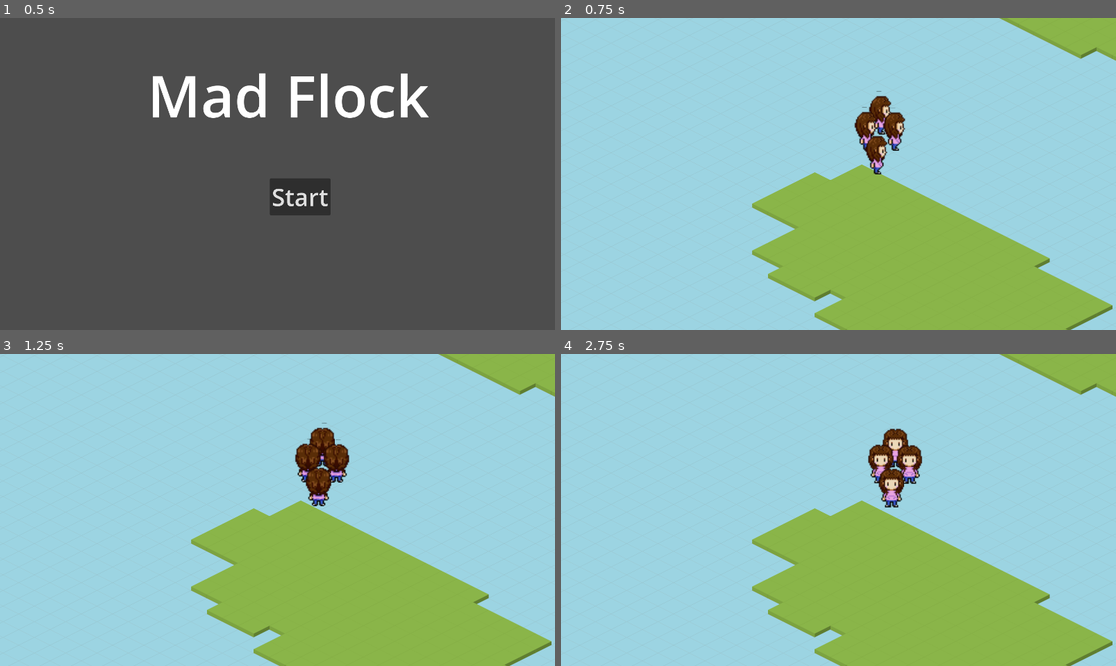
Above: before the commit, frames 1-4 (two rows, left to right).
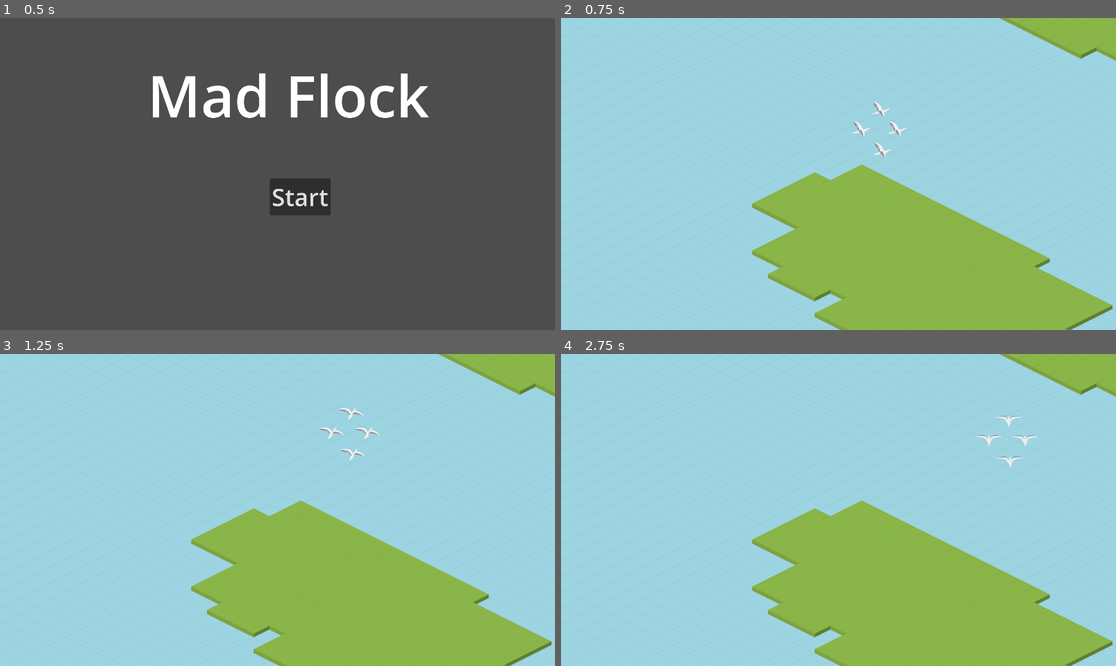
Above: after the commit, the same moments.

Repository: namatoj/nordicgamejam2024_seagull
Game: Godot game, scene res://scenes/title_screen.tscn
Two runs of this game, one before a commit and one after it. Both use one fixed random seed, a clock stepped at 60 frames per second and the inputs below.
Inputs (mouse positions are in pixels of both pictures, inside the frame that each line leads up to):
- Up to frame 1 (0.5 s): no input
- Up to frame 2 (0.75 s): click "Start" at 0.5 s
- Up to frame 3 (1.25 s): no input
- Up to frame 4 (2.75 s): move the mouse to (960, 494) at 1.27 s; move the mouse to (727, 525) at 2.02 s

Frame 1 is identical in both runs. In frame 2, 1.3% of the frame differs, in the area x 52-63%, y 23-51%; in frame 3, 1.7%; in frame 4, 1.8%, in the area x 55-86%, y 19-50%.

Commit message:
automatic_animations

Diff:
--- a/entities/AnimationManager.gd
+++ b/entities/AnimationManager.gd
@@ -1,27 +1,28 @@
 class_name AnimationManager
 extends Node2D
 
-@onready var sprite: AnimatedSprite2D = $AnimatedSprite2D
+@onready var animated_sprite: AnimatedSprite2D = $AnimatedSprite2D
 
 @export var sprite_name: String = "zeppelin"
 
 
-# func _ready():
-# 	var sprite_frames = SpriteFrames.new()
-# 	for n in range(8):
-# 		var dir = str(n)
-# 		var sprite = load("res://art/" + sprite_name + "/" + sprite_name + "_" + dir + ".png")
-# 		sprite_frames.add_animation(dir)
-# 		sprite_frames.add_frame(dir, sprite, 1)
+func _ready():
+	var sprite_frames = SpriteFrames.new()
+	for n in range(16):
+		var dir = str(n)
+		var sprite = load("res://art/" + sprite_name + "/" + sprite_name + "_" + dir + ".png")
+		sprite_frames.add_animation(dir)
+		sprite_frames.add_frame(dir, sprite, 1)
+	animated_sprite.frames = sprite_frames
 
 
 
 func look_towards(radians):
 
-	radians = map_radians_to_circle(radians + PI / 8)
+	radians = map_radians_to_circle(radians + PI / 16)
 
-	var direction : float = remap(radians, 0, 2 * PI, 0, 8)
-	sprite.animation = str(floor(direction))
+	var direction : float = remap(radians, 0, 2 * PI, 0, 16)
+	animated_sprite.animation = str(floor(direction))
 
 
 func map_radians_to_circle(angle):
--- a/entities/seagull/player_flock.gd
+++ b/entities/seagull/player_flock.gd
@@ -2,6 +2,7 @@
 
 @onready var seagulls : Node2D = $Seagulls
 @onready var raycast: RayCast2D = $RayCast2D
+@onready var flock_center: Marker2D = $FlockCenter
 
 @export var speed = 400
 @export var rotation_speed = 2
@@ -32,6 +33,20 @@
 	for seagull in seagulls.get_children():
 		seagull.look_towards(rotation_radians)
 
+# func _physics_process(delta):
+# 	for seagull in seagulls.get_children():
+# 		var direction_to_center = (flock_center.position - seagull.position).normalized()
+# 		var distance_to_center = flock_center.position.distance_to(seagull.position)
+
+# 		var speed_to_center = distance_to_center * 0.5 * speed
+
+# 		seagull.velocity = direction_to_center * speed_to_center * delta
+
+# 		# Apply movement using the physics engine
+# 		seagull.move_and_slide()
+
+# 		# Optional: Update the raycast's target position if used for other functionalities
+# 		seagull.raycast.target_position = seagull.velocity
 
 func map_radians_to_circle(angle):
 	return fposmod(angle, 2 * PI)
--- a/entities/seagull/player_flock.tscn
+++ b/entities/seagull/player_flock.tscn
@@ -5,19 +5,21 @@
 
 [node name="Player Flock" type="Node2D"]
 script = ExtResource("1_brghv")
-metadata/_edit_group_ = true
 
 [node name="Seagulls" type="Node2D" parent="."]
 
 [node name="Seagull4" parent="Seagulls" instance=ExtResource("2_ft5c6")]
-position = Vector2(60, -66)
+position = Vector2(14, -79)
 
 [node name="Seagull" parent="Seagulls" instance=ExtResource("2_ft5c6")]
+position = Vector2(-68, 1)
 
 [node name="Seagull2" parent="Seagulls" instance=ExtResource("2_ft5c6")]
-position = Vector2(118, 2)
+position = Vector2(82, 2)
 
 [node name="Seagull3" parent="Seagulls" instance=ExtResource("2_ft5c6")]
-position = Vector2(44, 100)
+position = Vector2(20, 90)
 
 [node name="RayCast2D" type="RayCast2D" parent="."]
+
+[node name="FlockCenter" type="Marker2D" parent="."]
--- a/entities/seagull/seagull.gd
+++ b/entities/seagull/seagull.gd
@@ -1,5 +1,7 @@
 class_name Seagull
-extends Area2D
+extends CharacterBody2D
+
+@onready var raycast: RayCast2D = $RayCast2D
 
 @onready var animation_manager : AnimationManager = $AnimationManager
 
--- a/entities/seagull/seagull.tscn
+++ b/entities/seagull/seagull.tscn
@@ -1,120 +1,23 @@
-[gd_scene load_steps=14 format=3 uid="uid://b4cqwo2ebvhwp"]
+[gd_scene load_steps=4 format=3 uid="uid://b4cqwo2ebvhwp"]
 
 [ext_resource type="Script" path="res://entities/seagull/seagull.gd" id="1_8p7du"]
-[ext_resource type="Texture2D" uid="uid://pbc8wk3ooov5" path="res://entities/seagull/SpriteSheet.png" id="1_nruwx"]
 [ext_resource type="Script" path="res://entities/AnimationManager.gd" id="2_n6gqi"]
 
-[sub_resource type="RectangleShape2D" id="RectangleShape2D_pkv2v"]
+[sub_resource type="CircleShape2D" id="CircleShape2D_b0boa"]
+radius = 50.0
 
-[sub_resource type="AtlasTexture" id="AtlasTexture_bjms5"]
-atlas = ExtResource("1_nruwx")
-region = Rect2(0, 72, 23, 36)
-
-[sub_resource type="AtlasTexture" id="AtlasTexture_0ukhh"]
-atlas = ExtResource("1_nruwx")
-region = Rect2(0, 36, 23, 36)
-
-[sub_resource type="AtlasTexture" id="AtlasTexture_phbt8"]
-atlas = ExtResource("1_nruwx")
-region = Rect2(0, 0, 23, 36)
-
-[sub_resource type="AtlasTexture" id="AtlasTexture_yyfsb"]
-atlas = ExtResource("1_nruwx")
-region = Rect2(0, 252, 23, 36)
-
-[sub_resource type="AtlasTexture" id="AtlasTexture_wtvml"]
-atlas = ExtResource("1_nruwx")
-region = Rect2(0, 216, 23, 36)
-
-[sub_resource type="AtlasTexture" id="AtlasTexture_ab47r"]
-atlas = ExtResource("1_nruwx")
-region = Rect2(0, 180, 23, 36)
-
-[sub_resource type="AtlasTexture" id="AtlasTexture_qry0s"]
-atlas = ExtResource("1_nruwx")
-region = Rect2(0, 144, 23, 36)
-
-[sub_resource type="AtlasTexture" id="AtlasTexture_0q4pq"]
-atlas = ExtResource("1_nruwx")
-region = Rect2(0, 108, 23, 36)
-
-[sub_resource type="SpriteFrames" id="SpriteFrames_fqlu2"]
-animations = [{
-"frames": [{
-"duration": 1.0,
-"texture": SubResource("AtlasTexture_bjms5")
-}],
-"loop": true,
-"name": &"0",
-"speed": 5.0
-}, {
-"frames": [{
-"duration": 1.0,
-"texture": SubResource("AtlasTexture_0ukhh")
-}],
-"loop": true,
-"name": &"1",
-"speed": 5.0
-}, {
-"frames": [{
-"duration": 1.0,
-"texture": SubResource("AtlasTexture_phbt8")
-}],
-"loop": true,
-"name": &"2",
-"speed": 5.0
-}, {
-"frames": [{
-"duration": 1.0,
-"texture": SubResource("AtlasTexture_yyfsb")
-}],
-"loop": true,
-"name": &"3",
-"speed": 5.0
-}, {
-"frames": [{
-"duration": 1.0,
-"texture": SubResource("AtlasTexture_wtvml")
-}],
-"loop": true,
-"name": &"4",
-"speed": 5.0
-}, {
-"frames": [{
-"duration": 1.0,
-"texture": SubResource("AtlasTexture_ab47r")
-}],
-"loop": true,
-"name": &"5",
-"speed": 5.0
-}, {
-"frames": [{
-"duration": 1.0,
-"texture": SubResource("AtlasTexture_qry0s")
-}],
-"loop": true,
-"name": &"6",
-"speed": 5.0
-}, {
-"frames": [{
-"duration": 1.0,
-"texture": SubResource("AtlasTexture_0q4pq")
-}],
-"loop": true,
-"name": &"7",
-"speed": 5.0
-}]
-
-[node name="Seagull" type="Area2D"]
+[node name="Seagull" type="CharacterBody2D"]
 script = ExtResource("1_8p7du")
 
 [node name="CollisionShape2D" type="CollisionShape2D" parent="."]
-shape = SubResource("RectangleShape2D_pkv2v")
+shape = SubResource("CircleShape2D_b0boa")
 
 [node name="AnimationManager" type="Node2D" parent="."]
 script = ExtResource("2_n6gqi")
+sprite_name = "seagull"
 
 [node name="AnimatedSprite2D" type="AnimatedSprite2D" parent="AnimationManager"]
-scale = Vector2(5, 5)
-sprite_frames = SubResource("SpriteFrames_fqlu2")
-animation = &"0"
+scale = Vector2(0.4, 0.4)
+animation = &""
+
+[node name="RayCast2D" type="RayCast2D" parent="."]
--- a/scenes/level_1.tscn
+++ b/scenes/level_1.tscn
@@ -13,4 +13,3 @@
 zoom = Vector2(0.5, 0.5)
 
 [node name="Player Flock" parent="." instance=ExtResource("2_0kmc0")]
-speed = 50
Not shown, added: art/seagull/seagull_0.png.import
Not shown, added: art/seagull/seagull_1.png.import
Not shown, added: art/seagull/seagull_10.png.import
Not shown, added: art/seagull/seagull_11.png.import
Not shown, added: art/seagull/seagull_12.png.import
Not shown, added: art/seagull/seagull_13.png.import
Not shown, added: art/seagull/seagull_14.png.import
Not shown, added: art/seagull/seagull_15.png.import
Not shown, added: art/seagull/seagull_2.png.import
Not shown, added: art/seagull/seagull_3.png.import
Not shown, added: art/seagull/seagull_4.png.import
Not shown, added: art/seagull/seagull_5.png.import
(and 4 more such lines)
